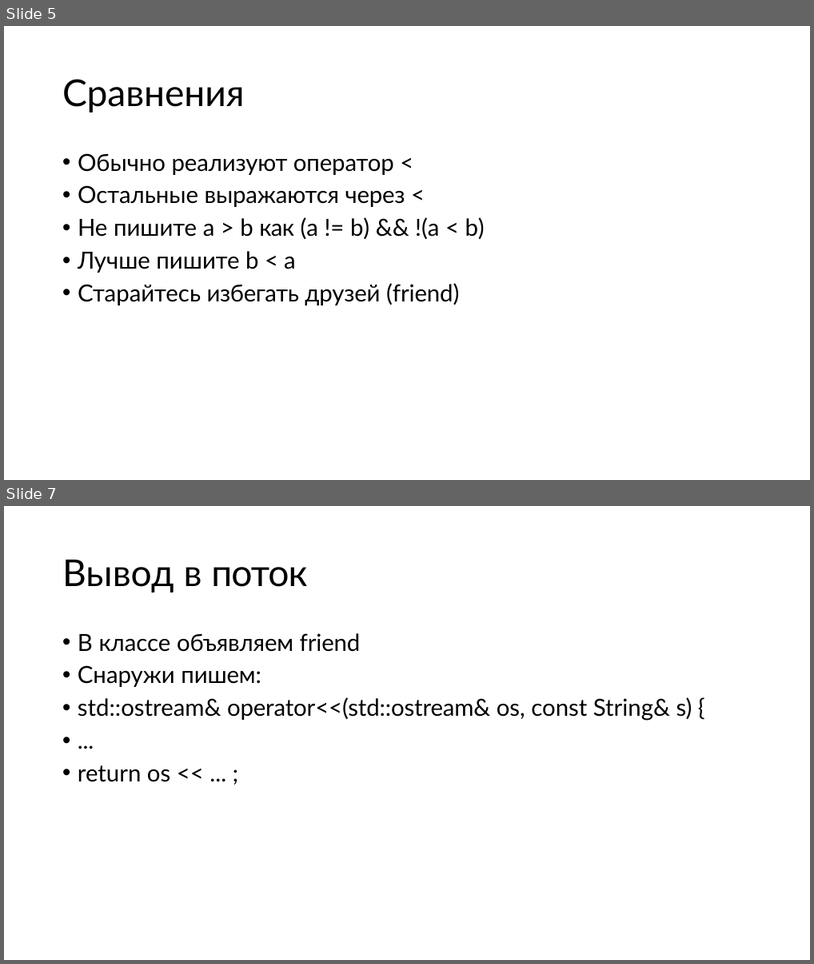
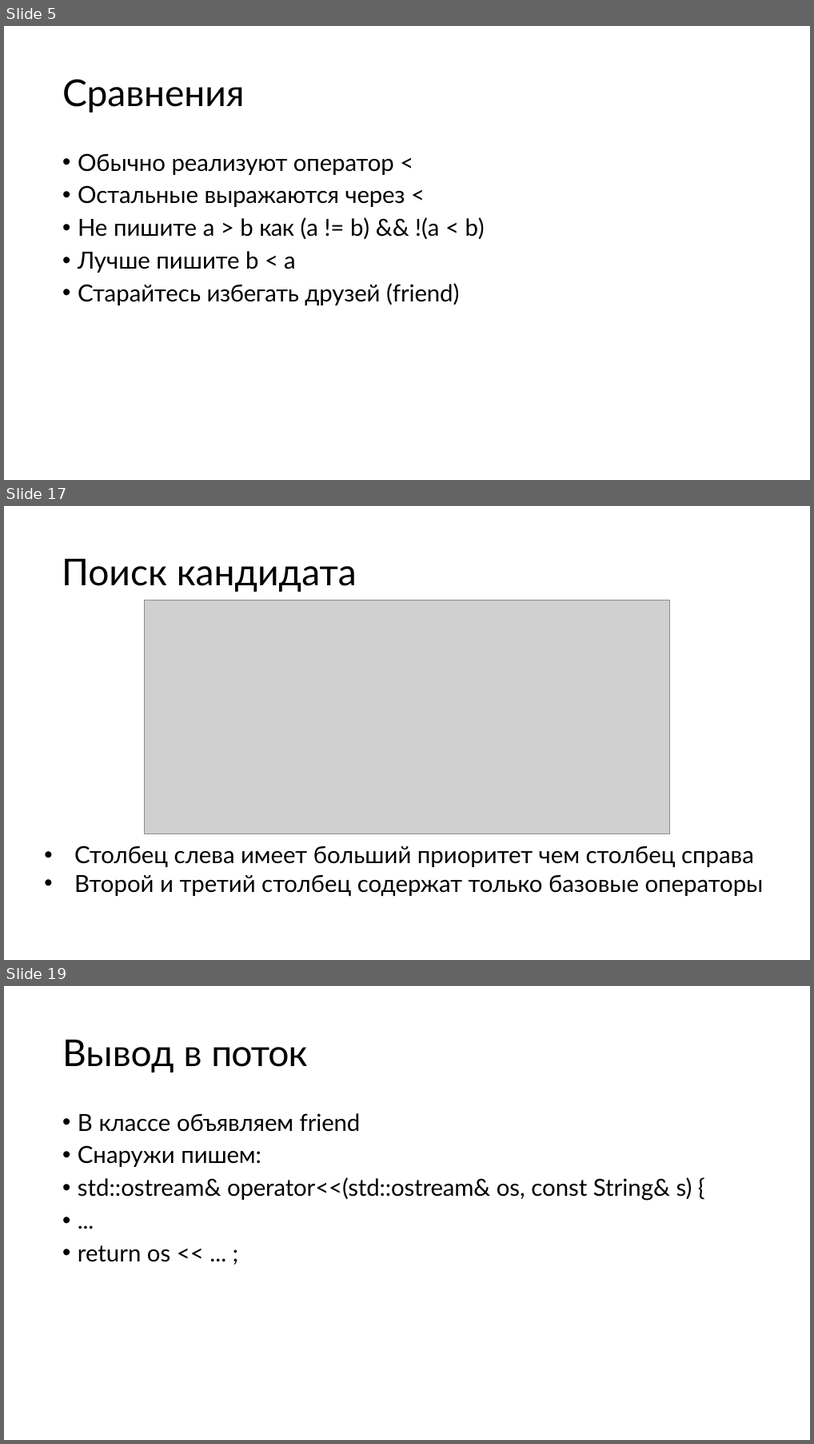
Before and after one commit to kostya2709/C_Plus_Plus_seminars, a slide deck: fall/sem_9_overload/presentations/Семинар_9.pptx. Shown one above the other, each under a label of ours: slides 5 and 7 before the commit, slides 5, 17 and 19 after it; the slides between them are not shown. The pictures are 814x964 and 814x1444 pixels, drawn with LibreOffice and Linux fonts; fonts in the diff are those of the drawing; grey boxes stand for pictures. Boxes give left, top, right and bottom in pixels: in the first picture for what was removed or moved away, otherwise in the second. Text is boxed around its words. In the diff, an @@ line names an element or a change of style, - is before the commit and + after.

```diff
--- a/fall/sem_9_overload/presentations/Семинар_9.pptx
+++ b/fall/sem_9_overload/presentations/Семинар_9.pptx
@@ slide 17 added at bbox=[4, 506, 810, 960], background #FFFFFF @@
@@ title added at bbox=[62, 559, 357, 592], 44 pt, text #000000 @@
+Поиск кандидата
@@ picture added at bbox=[144, 600, 670, 833] @@
@@ text added at bbox=[74, 845, 764, 896], 28 pt, text #000000 @@
+• Столбец слева имеет больший приоритет чем столбец справа
+• Второй и третий столбец содержат только базовые операторы
@@ what was slide 7 is now slide 19 @@
```
Also in this commit, not shown: 1 slide changed, 11 other slides added, 25 other files.
